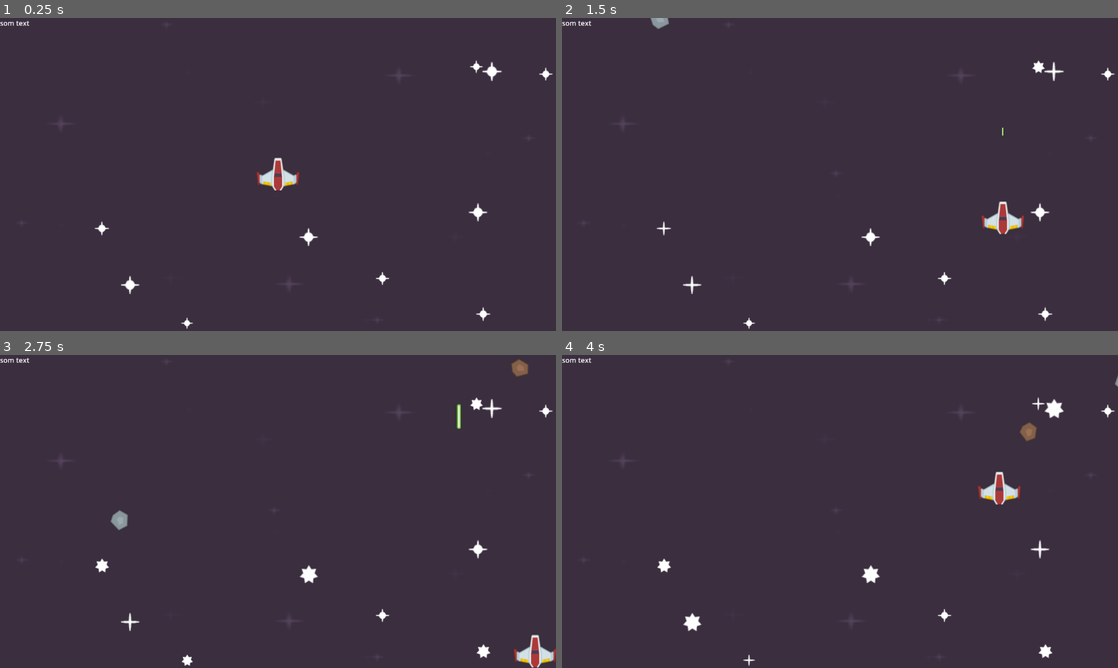
Above: before the commit, frames 1-4 (two rows, left to right).
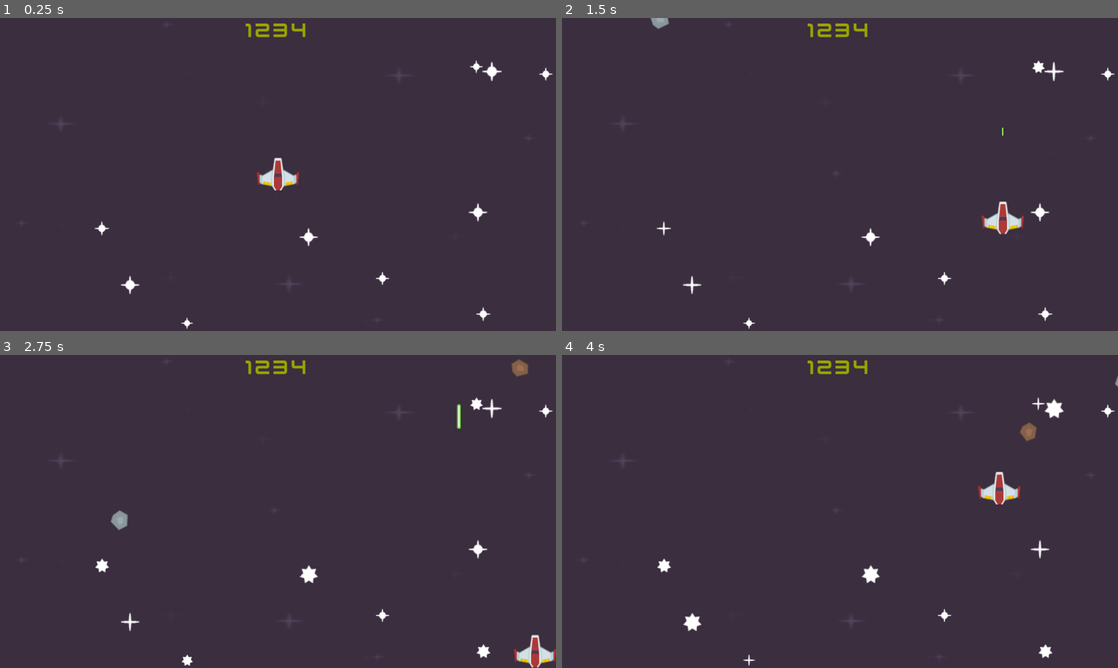
Above: after the commit, the same moments.

Repository: AbdulqadirQ/godot-tut
Game: Godot game, scene res://scenes/level.tscn
Two runs of this game, one before a commit and one after it. Both use one fixed random seed, a clock stepped at 60 frames per second and the inputs below.
Inputs (mouse positions are in pixels of both pictures, inside the frame that each line leads up to):
- Up to frame 1 (0.25 s): no input
- Up to frame 2 (1.5 s): move the mouse to (962, 158) at 0.52 s; hold D (right) 0.53-1.28 s; click (962, 158) at 0.6 s; move the mouse to (728, 190) at 1.27 s; hold S (down) from 1.28 s (still down); click (728, 190) at 1.35 s
- Up to frame 3 (2.75 s): move the mouse to (333, 442) at 2.02 s; release S (down) at 2.03 s; hold D (right) from 2.03 s (still down); click (333, 442) at 2.1 s
- Up to frame 4 (4 s): move the mouse to (812, 574) at 2.77 s; release D (right) at 2.78 s; hold W (up) 2.78-3.53 s; click (812, 574) at 2.85 s; move the mouse to (1006, 558) at 3.52 s; hold A (left) from 3.53 s (still down); click (1006, 558) at 3.6 s

The runs differ from the first frame. In frame 1, 0.3% of the frame differs, in the area x 0-55%, y 0-7%; in frame 2, 0.3%; in frame 3, 0.3%; in frame 4, 0.3%.

Commit message:
Add label within a CanvasLayer for tracking score

Diff:
--- a/scenes/level.tscn
+++ b/scenes/level.tscn
@@ -6,6 +6,7 @@
 [ext_resource type="Texture2D" uid="uid://cr2cc0hlm1ddl" path="res://graphics/Effects/star1.png" id="3_st0j4"]
 [ext_resource type="Texture2D" uid="uid://cuqa5un5t2j3m" path="res://graphics/Effects/star2.png" id="4_n4q37"]
 [ext_resource type="Texture2D" uid="uid://clh2bm7ccy0n1" path="res://graphics/Effects/star3.png" id="5_wfetw"]
+[ext_resource type="FontFile" uid="uid://ddxh3tjq4muvh" path="res://audio/kenvector_future.ttf" id="7_ppuqi"]
 
 [sub_resource type="SpriteFrames" id="SpriteFrames_x58no"]
 animations = [{
@@ -138,11 +139,23 @@
 [node name="Lasers" type="Node2D" parent="."]
 metadata/_edit_lock_ = true
 
-[node name="Label" type="Label" parent="."]
-offset_right = 40.0
-offset_bottom = 23.0
-rotation = 0.000272619
-text = "som text"
+[node name="CanvasLayer" type="CanvasLayer" parent="."]
+
+[node name="Label" type="Label" parent="CanvasLayer"]
+anchors_preset = 5
+anchor_left = 0.5
+anchor_right = 0.5
+offset_left = -74.5
+offset_right = 74.5
+offset_bottom = 57.0
+grow_horizontal = 2
+rotation = -0.00255835
+size_flags_horizontal = 0
+theme_override_colors/font_color = Color(0.607843, 0.647059, 0, 1)
+theme_override_fonts/font = ExtResource("7_ppuqi")
+theme_override_font_sizes/font_size = 50
+text = "1234"
+horizontal_alignment = 1
 
 [connection signal="laser" from="Player" to="." method="_on_player_laser"]
 [connection signal="timeout" from="MeteorTimer" to="." method="_on_meteor_timer_timeout"]
Not shown: 1 places in scenes/level.tscn that only renumber resources
